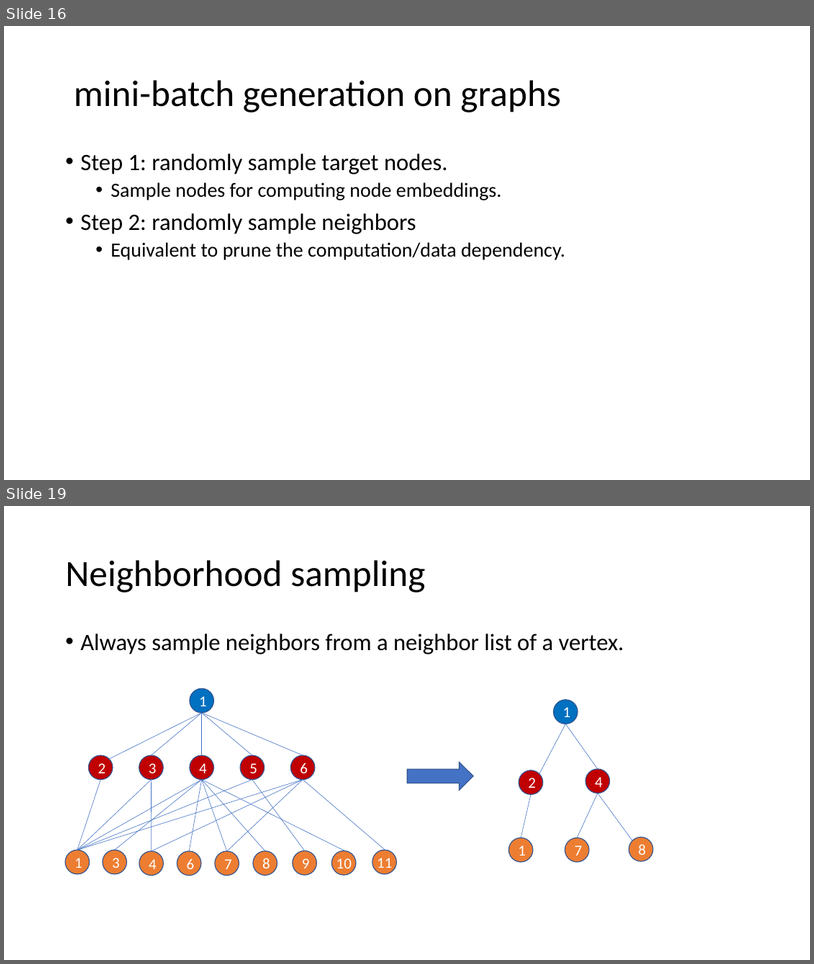
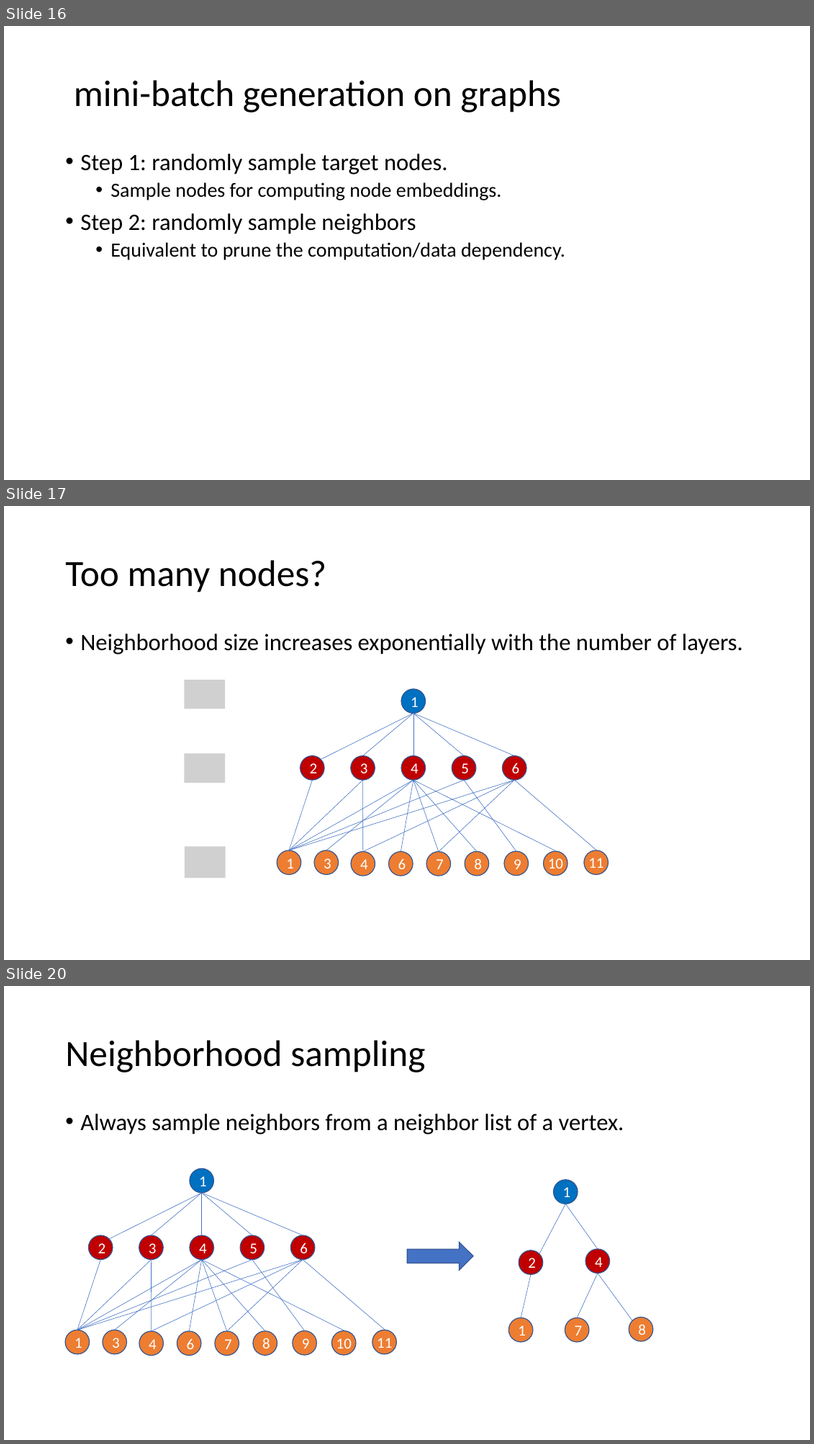
Before and after one commit to dglai/WWW20-Hands-on-Tutorial, a slide deck: large_graphs/sampling.pptx. Shown one above the other, each under a label of ours: slides 16 and 19 before the commit, slides 16, 17 and 20 after it; the slides between them are not shown. The pictures are 814x964 and 814x1444 pixels, drawn with LibreOffice and Linux fonts; fonts in the diff are those of the drawing; grey boxes stand for pictures. Boxes give left, top, right and bottom in pixels: in the first picture for what was removed or moved away, otherwise in the second. Text is boxed around its words. In the diff, an @@ line names an element or a change of style, - is before the commit and + after.

```diff
--- a/large_graphs/sampling.pptx
+++ b/large_graphs/sampling.pptx
@@ slide 17 added at [4,506,810,960], background #FFFFFF @@
@@ title added at [65,560,327,592], 44 pt, text #000000 @@
+Too many nodes?
@@ text added at [80,633,743,654], 28 pt, text #000000 @@
+• Neighborhood size increases exponentially with the number of layers.
@@ picture added at [184,680,226,708] @@
@@ picture added at [184,754,226,783] @@
@@ group added at [277,689,608,875]: 20 lines, 15 ellipses, 2 texts @@
+1
+2
+6
+5
+3
+4
+1
+7
+4
+11
+3
+6
+8
+10
+9
@@ picture added at [185,846,226,878] @@
@@ what was slide 19 is now slide 20 @@
```
Also in this commit, not shown: 4 slides changed, 10 slides removed, 2 other files.
